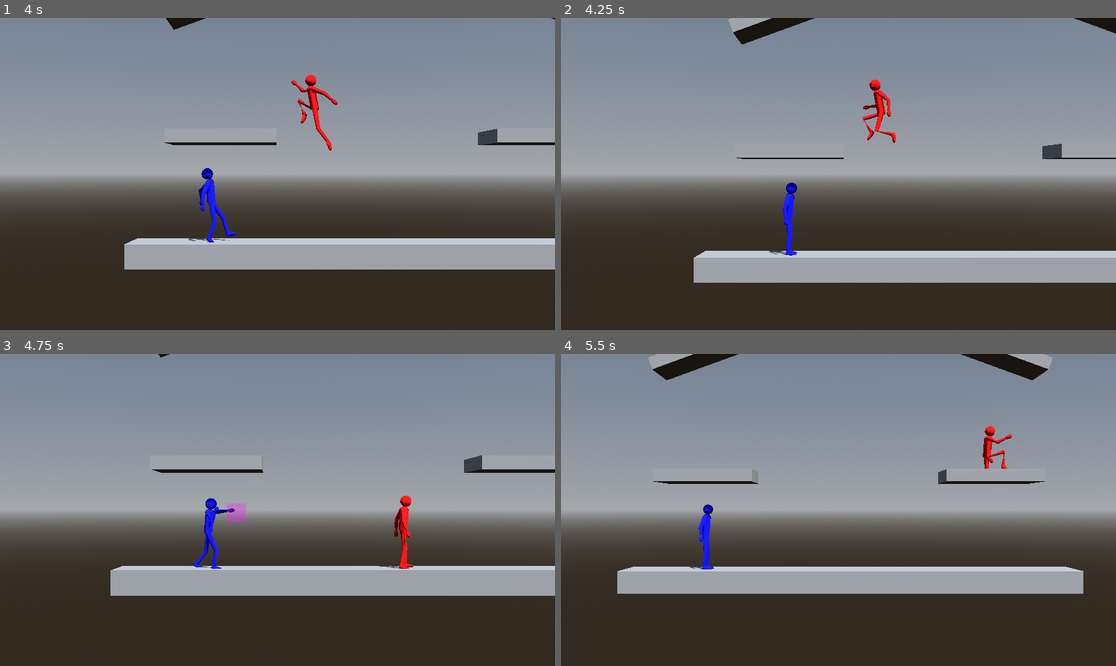
Above: before the commit, frames 1-4 (two rows, left to right).
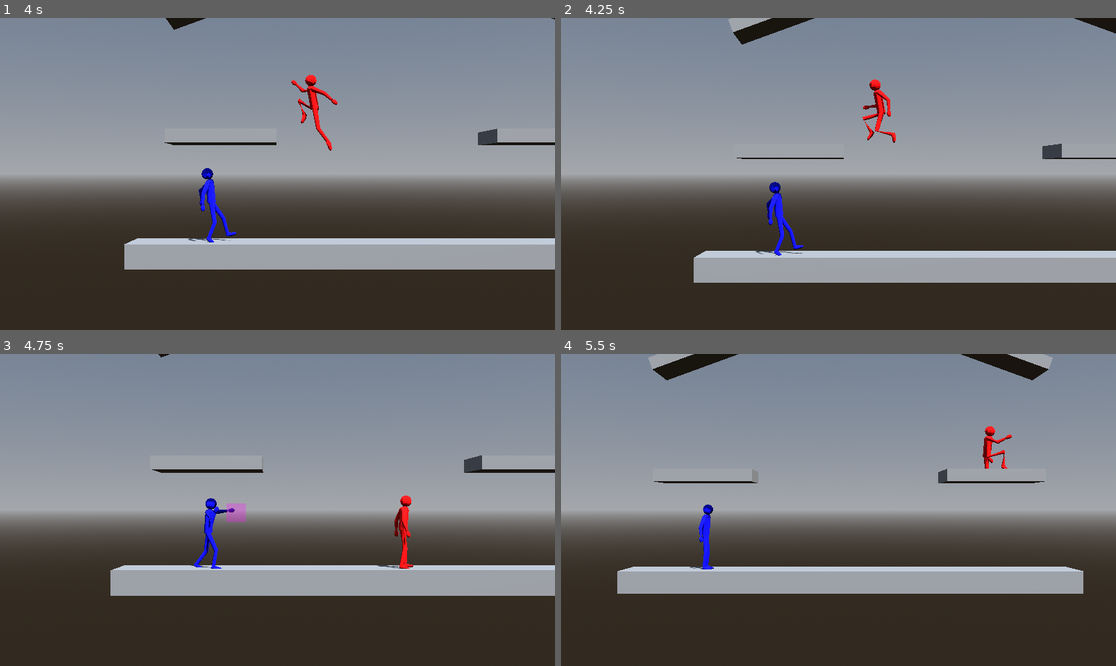
Above: after the commit, the same moments.

Repository: CocoMarck/SuperSmashTux
Game: Godot game, scene res://scenes/main.tscn
Same seed, same stepped clock (60 frames per second), same inputs: the game is played once before the commit and once after it.
Inputs:
- Up to frame 1 (4 s): hold Up (player1_move_up) 0.53-2.03 s; tap K (player1_attack) at 0.6 s; tap / (player1_jump) at 0.77, 1.52, 3.02, 3.77 s; tap O (player1_grab) at 1.35 s; hold Left (player1_move_left) 2.03-3.53 s; tap L (player1_power_attack) at 2.1 s; tap P (player1_shield) at 2.85 s; hold Down (player1_move_down) from 3.53 s (still down); hold . (player1_walk) from 3.53 s (still down)
- Up to frame 2 (4.25 s): keep holding Down (player1_move_down); keep holding . (player1_walk)
- Up to frame 3 (4.75 s): release Down (player1_move_down) at 4.28 s; release . (player1_walk) at 4.28 s; hold Right (player1_move_right) from 4.28 s (still down); tap G (player2_attack) at 4.35 s; tap / (player1_jump) at 4.52 s
- Up to frame 4 (5.5 s): release Right (player1_move_right) at 5.03 s; hold Up (player1_move_up) from 5.03 s (still down); tap H (player2_grab) at 5.1 s

Frame 1 is identical in both runs. In frame 2, 0.7% of the frame differs, in the area x 25-59%, y 23-77%; in frame 3, 0.2%; in frame 4, 0.1%.

Commit message:
Fighter: Cancel attack with grabbed, and less time forr shield stun. Person: More time for stun.

Diff:
--- a/scripts/fighter.gd
+++ b/scripts/fighter.gd
@@ -470,7 +470,7 @@
 		# Cancelar ataque saltarin si esta recibiendo daño. En el piso.
 		# El if no describe eso, pero es para eso que se menciona.
 		_current_attack = null
-	elif _grabbing():
+	elif _grabbing() or grabbed:
 		_current_attack = null
 	elif signals.on_floor and _current_attack.air_attack:
 		# Cancelar ataque aerio si no esta en aire.
@@ -806,12 +806,16 @@
 # Funciones | Init
 func _ready() -> void:
 	super()
-	_shield_mesh_instance = $Visual/ShieldMeshInstance3D
+	# Duplicar mesh instance, para evitar bugs visuales.
+	# Tamaño de shield de inicio
+	_shield_mesh_instance = _visual.get_node("ShieldMeshInstance3D")
 	_shield_mesh_instance.visible = false
-	_shield_sphere = _shield_mesh_instance.mesh
+	_shield_sphere = _shield_mesh_instance.mesh.duplicate()
+	_shield_mesh_instance.mesh = _shield_sphere
 	_init_shield_radius = _shield_sphere.radius
 	_init_shield_height = _shield_sphere.height
 	_shield_time = GameBalance.SHIELD_DURATION
+	# Ataques
 	_neutral_combo_attacks = [_attacks.neutral1, _attacks.neutral2, _attacks.neutral3]
 
 
--- a/scripts/gravity_body_3d.gd
+++ b/scripts/gravity_body_3d.gd
@@ -196,7 +196,7 @@
 # Ready y physics process
 func _ready() -> void:
 	# El shape que se necesita si o si.
-	_collision_shape = $CollisionShape3D
+	_collision_shape = get_node("CollisionShape3D")
 	add_to_group("gravity_bodies")
 
 func _physics_process(delta: float) -> void:
--- a/scripts/helpers/game_balance.gd
+++ b/scripts/helpers/game_balance.gd
@@ -21,7 +21,7 @@
 const LEDGE_RELEASE_TIME := 0.3    # cooldown tras soltarse, pa no re-agarrarse solo
 
 # Person | Damage move
-const KNOCKBACK_DURATION :float = 0.35
+const KNOCKBACK_DURATION :float = 0.5 # 0.35 (Corto para combó) 0.5 (un poco largo, pero pasable, bueno para combó).
 
 # Person | Stun move
 const STUN_DURATION_ON_FLOOR: float = 1.0
@@ -36,7 +36,7 @@
 const KNOCKOUT_DURATION: float = 2.0
 
 # Fighter | Shield
-const SHIELD_STUN_DURATION :float = 0.8
+const SHIELD_STUN_DURATION :float = 0.5
 const ROLL_SHIELD_COST_RATIO : float = 0.1
 const SHIELD_DURATION: float = 5.0
 const SHIELD_REGENERATION_DURATION: float = 0.5
--- a/scripts/person.gd
+++ b/scripts/person.gd
@@ -822,7 +822,7 @@
 	# El hijo de Visual es la raiz del .glb importado; su nombre depende del
 	# archivo fuente (ej. "standard_character_a_pose"), asi que se toma
 	# dinamico en vez de hardcodearlo, y se navega desde ahi.
-	_visual = $Visual
+	_visual = get_node("Visual")
 	var model_root: Node3D = _visual.get_child(0)
 	_pivot = model_root.get_node("Pivot")
 	_mesh_instance = model_root.get_node("Pivot/Skeleton3D/MeshInstance3D")
